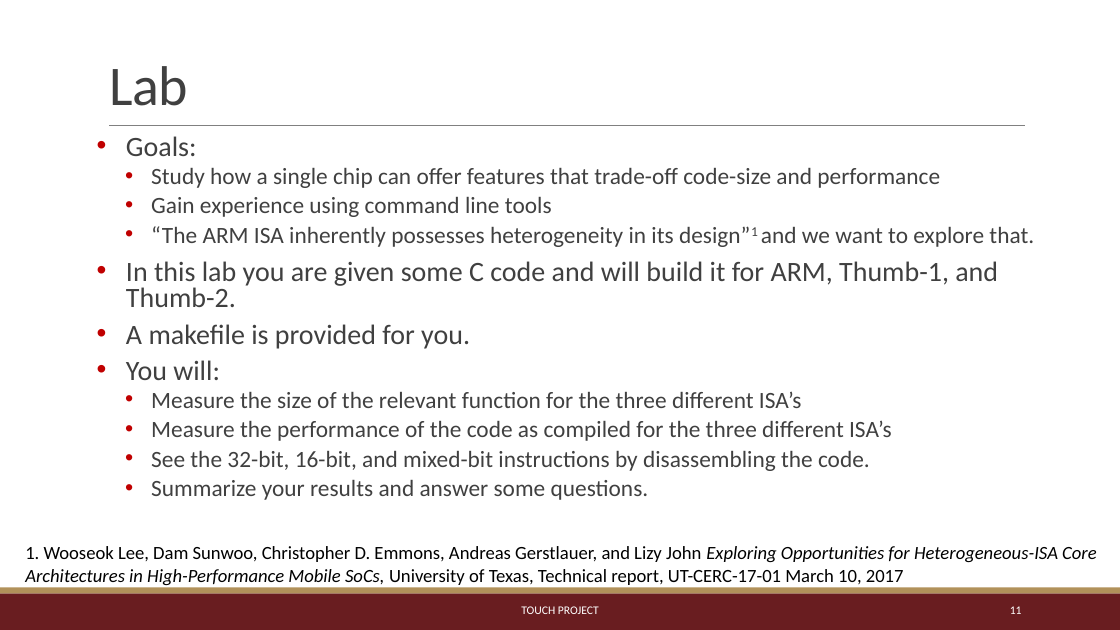
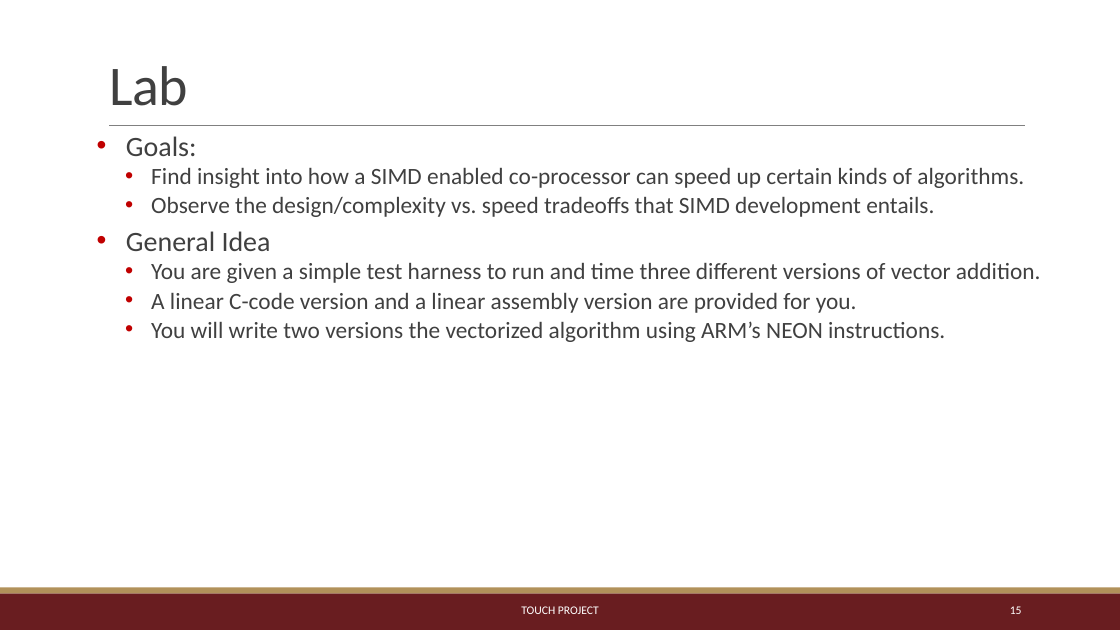
Before and after one commit to TeachingUndergradsCHC/modules, a slide deck: slide 15 of Architecture/arm_introduction/ARM/NEON_intro.pptx (slide 11 before the commit). Drawn at 1120x630 pixels with LibreOffice and Linux fonts; fonts in the diff are those of the drawing. Boxes give left, top, right and bottom in pixels: in the first picture for what was removed or moved away, otherwise in the second. Text is boxed around its words. In the diff, an @@ line names an element or a change of style, - is before the commit and + after.

Commit message:
General updates and expansion

```diff
--- a/Architecture/arm_introduction/ARM/NEON_intro.pptx
+++ b/Architecture/arm_introduction/ARM/NEON_intro.pptx
@@ text at box(126, 168, 1041, 342): text changed @@
-  • Study how a single chip can offer features that trade-off code-size and performance
-  • Gain experience using command line tools
-  • “The ARM ISA inherently possesses heterogeneity in its design”1 and we want to explore that.
-• In this lab you are given some C code and will build it for ARM, Thumb-1, and Thumb-2.
-• A makefile is provided for you.
-• You will:
-  • Measure the size of the relevant function for the three different ISA’s
-  • Measure the performance of the code as compiled for the three different ISA’s
-  • See the 32-bit, 16-bit, and mixed-bit instructions by disassembling the code.
-  • Summarize your results and answer some questions.
+  • Find insight into how a SIMD enabled co-processor can speed up certain kinds of algorithms.
+  • Observe the design/complexity vs. speed tradeoffs that SIMD development entails.
+• General Idea
+  • You are given a simple test harness to run and time three different versions of vector addition.
+  • A linear C-code version and a linear assembly version are provided for you.
+  • You will write two versions the vectorized algorithm using ARM’s NEON instructions.
@@ text removed at box(25, 546, 1097, 585) @@
-1. Wooseok Lee, Dam Sunwoo, Christopher D. Emmons, Andreas Gerstlauer, and Lizy John Exploring Opportunities for Heterogeneous-ISA Core Architectures in High-Performance Mobile SoCs, University of Texas, Technical report, UT-CERC-17-01 March 10, 2017
@@ page number at box(1010, 606, 1022, 614): text changed @@
-11
+15
```
Also in this commit, not shown: 3 other slides changed, 4 slides added.
